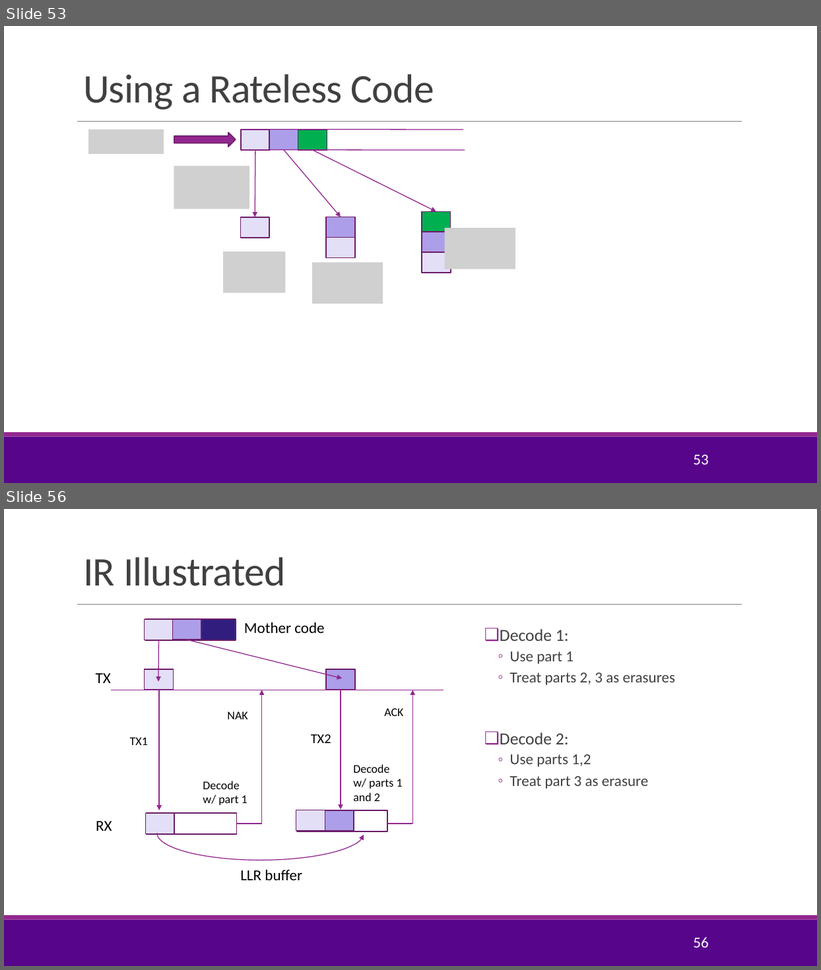
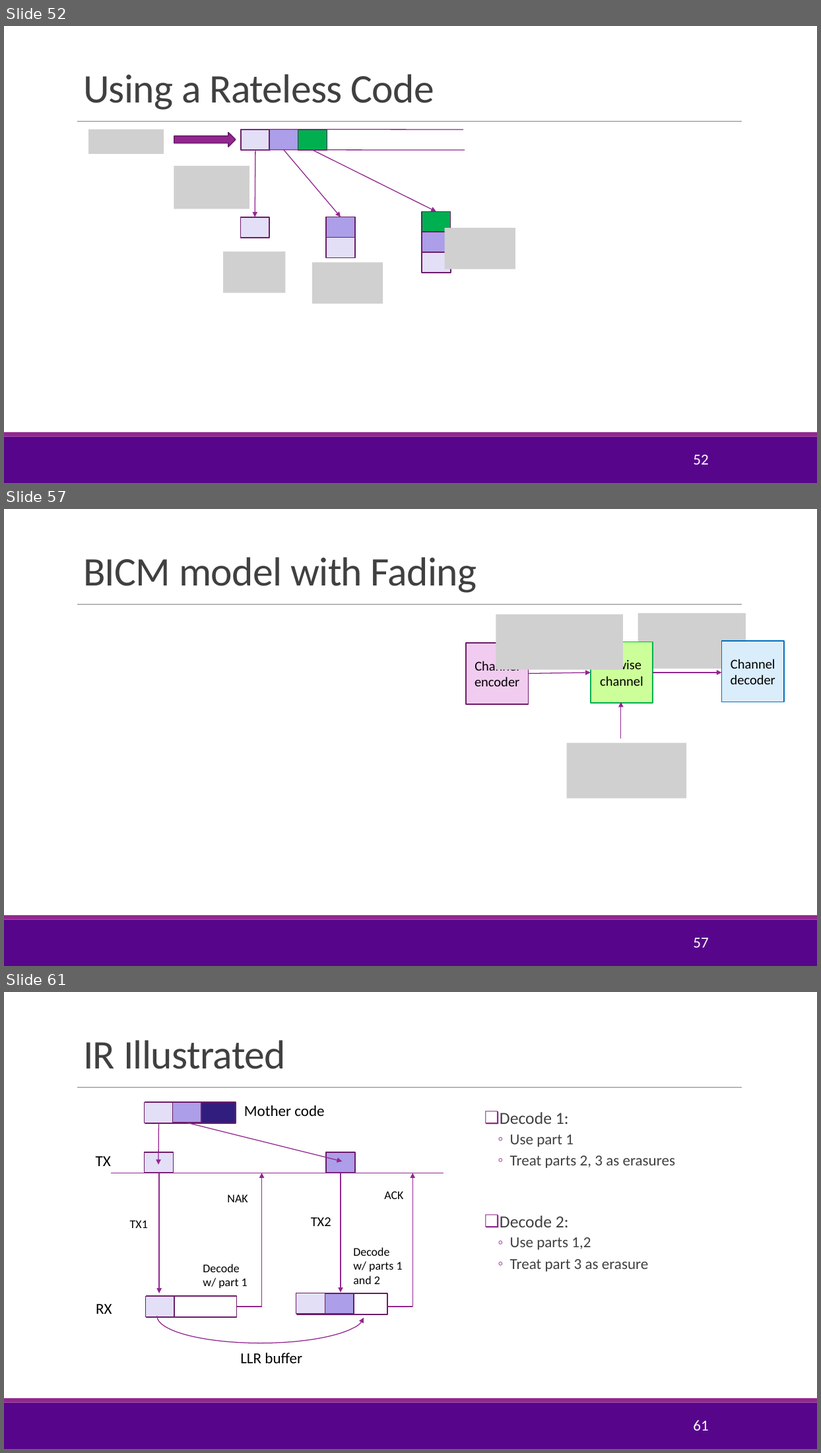
Before and after one commit to sdrangan/wirelesscomm, a slide deck: lectures/Unit05_AMC.pptx. Shown one above the other, each under a label of ours: slides 53 and 56 before the commit, slides 52, 57 and 61 after it; the slides between them are not shown. The pictures are 821x970 and 821x1453 pixels, drawn with LibreOffice and Linux fonts; fonts in the diff are those of the drawing; grey boxes stand for pictures; background and template pictures are left out. Boxes give left, top, right and bottom in pixels: in the first picture for what was removed or moved away, otherwise in the second. Text is boxed around its words. In the diff, an @@ line names an element or a change of style, - is before the commit and + after.

```diff
--- a/lectures/Unit05_AMC.pptx
+++ b/lectures/Unit05_AMC.pptx
@@ slide 57 added at bbox=[4, 509, 817, 966], background #FFFFFF; not listed: 3 template elements that a slide beside it also shows @@
@@ title added at bbox=[83, 557, 477, 593], 48 pt, text #404040 @@
+BICM model with Fading
@@ picture added at bbox=[496, 615, 623, 670] @@
@@ picture added at bbox=[638, 613, 746, 669] @@
@@ rectangle added at bbox=[467, 643, 529, 704], fill #F1CCF0, outline #6C1D6A 1.25 pt, 16 pt, text #000000 @@
+Channel encoder
@@ rectangle added at bbox=[591, 642, 653, 703], fill #CCFF99, outline #00B050 1.25 pt, 16 pt, text #000000 @@
+Bitwise
+channel
@@ rectangle added at bbox=[722, 641, 784, 702], fill #DAEDFB, outline #0070C0 1.25 pt, 16 pt, text #000000 @@
+Channel decoder
@@ arrow added from (529, 674) to (591, 673), #92278F 1 pt @@
@@ arrow added from (653, 673) to (722, 673), #92278F 1 pt @@
@@ arrow added from (621, 739) to (621, 702), #92278F 1 pt @@
@@ picture added at bbox=[567, 743, 686, 799] @@
@@ page number added at bbox=[693, 938, 708, 948], 18 pt, text #FFFFFF @@
+57
@@ what was slide 53 is now slide 52 @@
@@ page number at bbox=[693, 455, 708, 465]: text changed @@
-53
+52
@@ what was slide 56 is now slide 61 @@
@@ page number at bbox=[693, 1420, 708, 1431]: text changed @@
-56
+61
```
Also in this commit, not shown: 2 slides changed, 9 other slides added, 3 slides removed, 4 other files.
